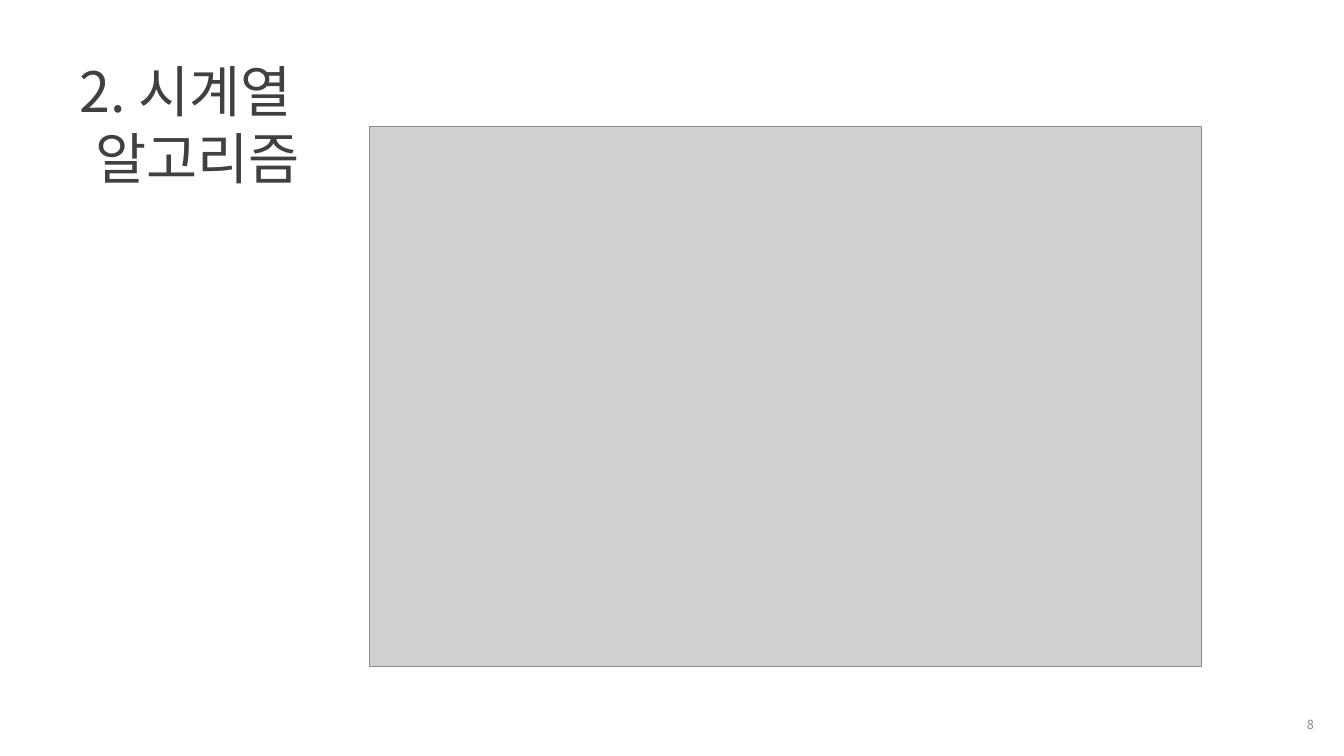
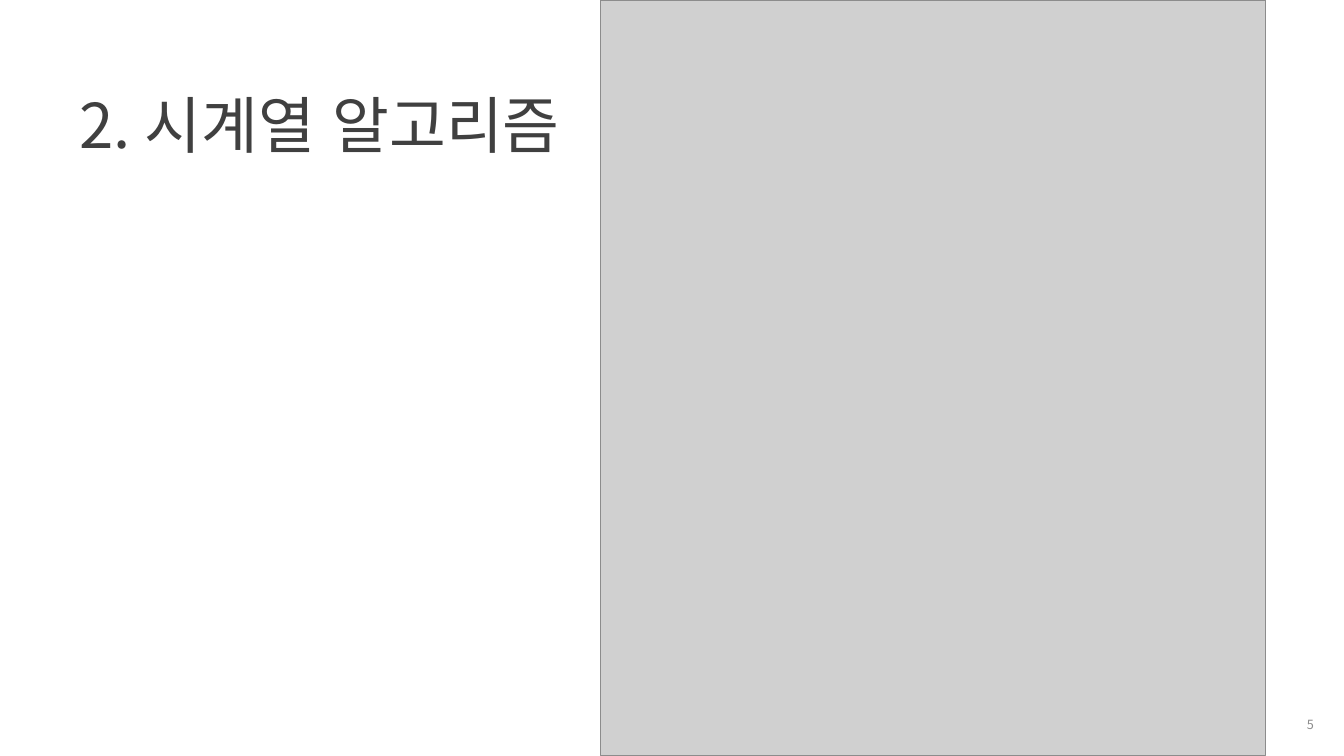
Before and after one commit to heycwkim/TimeSeriesAnalysis, a slide deck: slide 5 of Shared/[패스트캠퍼스] 7강의자료_김경원박사.pptx (slide 8 before the commit). Drawn at 1344x756 pixels with LibreOffice and Linux fonts; fonts in the diff are those of the drawing; grey boxes stand for pictures; background and template pictures are left out. Boxes give left, top, right and bottom in pixels: in the first picture for what was removed or moved away, otherwise in the second. Text is boxed around its words. In the diff, an @@ line names an element or a change of style, - is before the commit and + after.

```diff
--- a/Shared/[패스트캠퍼스] 7강의자료_김경원박사.pptx
+++ b/Shared/[패스트캠퍼스] 7강의자료_김경원박사.pptx
@@ picture: place and size @@
-picture at <box>370,127,1202,667</box>
+picture at <box>600,0,1265,756</box>
@@ title "2. 시계열 알고리즘" at <box>79,97,560,153</box>: size 39.6 to 44 pt @@
```
Also in this commit, not shown: 5 other slides changed, 17 slides added, 2 slides removed, 11 other files.
